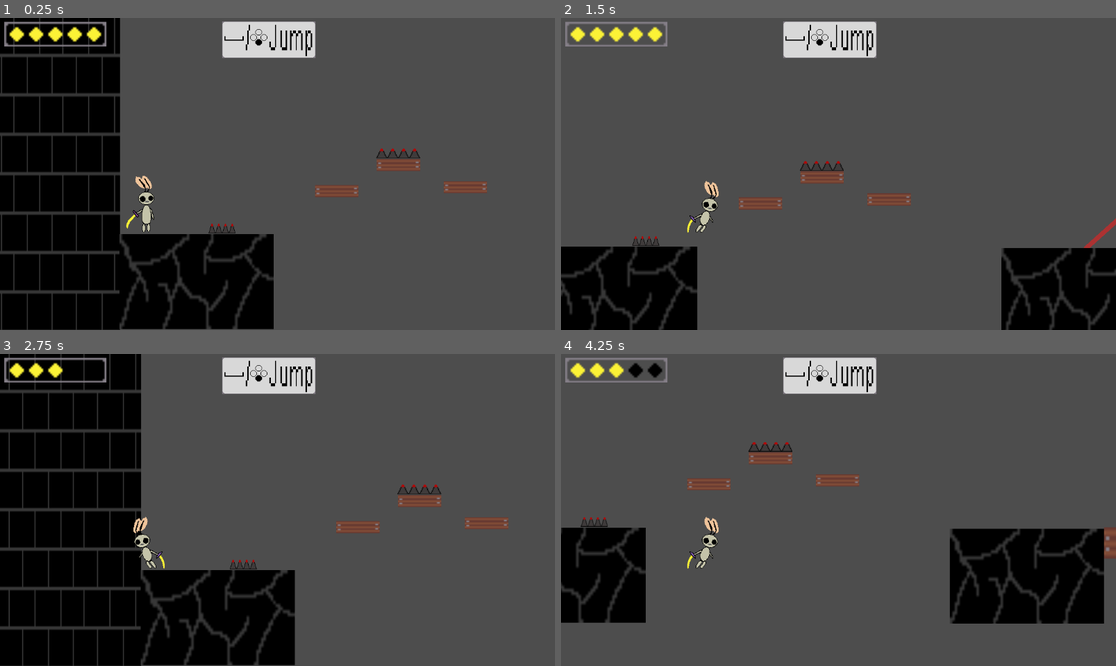
Above: before the commit, frames 1-4 (two rows, left to right).
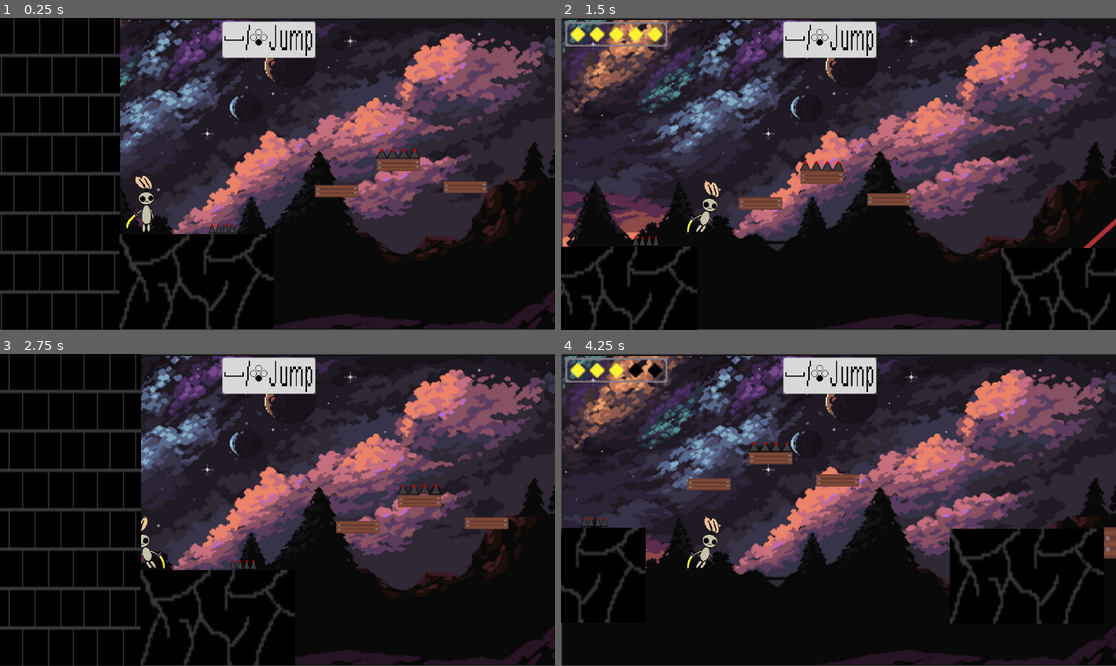
Above: after the commit, the same moments.

Repository: Jacob-Hawksley/Blade-Of-Light
Game: Godot game, scene res://node_2d.tscn
Same seed, same stepped clock (60 frames per second), same inputs: the game is played once before the commit and once after it.
Inputs:
- Up to frame 1 (0.25 s): no input
- Up to frame 2 (1.5 s): tap Enter (ui_accept) at 0.5, 0.77 s; hold Right (ui_right) from 0.53 s (still down)
- Up to frame 3 (2.75 s): tap Enter (ui_accept) at 1.52 s; release Right (ui_right) at 2.03 s; hold Left (ui_left) from 2.03 s (still down)
- Up to frame 4 (4.25 s): tap Enter (ui_accept) at 2.75, 3.02, 3.77 s; release Left (ui_left) at 2.78 s; hold Right (ui_right) from 2.78 s (still down)

The runs differ from the first frame. In frame 1, 63% of the frame differs, in the area x 0-100%, y 0-100%; in frame 2, 79%; in frame 3, 60%; in frame 4, 78%.

Commit message:
Added a background and music

Diff:
--- a/node_2d.tscn
+++ b/node_2d.tscn
@@ -57,12 +57,113 @@
 [ext_resource type="Script" uid="uid://2attmnutt4g" path="res://heartbox.gd" id="49_4qosj"]
 [ext_resource type="Script" uid="uid://bimf8bvsmiuyw" path="res://laser.gd" id="49_22e24"]
 [ext_resource type="Texture2D" uid="uid://c5q7mn1kgbqr3" path="res://Laserbeam.png" id="50_m7xe6"]
-
-[sub_resource type="RectangleShape2D" id="RectangleShape2D_7ui8w"]
-size = Vector2(302, 650)
-
-[sub_resource type="RectangleShape2D" id="RectangleShape2D_3nlv3"]
-size = Vector2(266, 650.5)
+[ext_resource type="Texture2D" uid="uid://bt436rprro5mw" path="res://Screenshot From 2025-08-06 09-56-54.png" id="58_037st"]
+[ext_resource type="AudioStream" uid="uid://c4m1f3gc05o6l" path="res://Jacob-Hawksley - Intro beat 2025-08-06 10_25.mp3" id="59_6orn5"]
+
+[sub_resource type="SpriteFrames" id="SpriteFrames_4taom"]
+animations = [{
+"frames": [{
+"duration": 1.0,
+"texture": ExtResource("6_ac1a7")
+}],
+"loop": true,
+"name": &"0",
+"speed": 5.0
+}, {
+"frames": [{
+"duration": 1.0,
+"texture": ExtResource("7_c1gty")
+}],
+"loop": true,
+"name": &"1",
+"speed": 5.0
+}, {
+"frames": [{
+"duration": 1.0,
+"texture": ExtResource("8_hp0eo")
+}],
+"loop": true,
+"name": &"2",
+"speed": 5.0
+}, {
+"frames": [{
+"duration": 1.0,
+"texture": ExtResource("9_l41mc")
+}],
+"loop": true,
+"name": &"3",
+"speed": 5.0
+}, {
+"frames": [{
+"duration": 1.0,
+"texture": ExtResource("10_vepni")
+}],
+"loop": true,
+"name": &"4",
+"speed": 5.0
+}, {
+"frames": [{
+"duration": 1.0,
+"texture": ExtResource("6_wnmoj")
+}],
+"loop": true,
+"name": &"5",
+"speed": 5.0
+}]
+
+[sub_resource type="SpriteFrames" id="SpriteFrames_cdndp"]
+animations = [{
+"frames": [{
+"duration": 1.0,
+"texture": ExtResource("21_igpbv")
+}],
+"loop": true,
+"name": &"attack",
+"speed": 5.0
+}, {
+"frames": [{
+"duration": 1.0,
+"texture": ExtResource("22_vsus8")
+}],
+"loop": true,
+"name": &"jump",
+"speed": 5.0
+}, {
+"frames": [{
+"duration": 1.0,
+"texture": ExtResource("23_5xluj")
+}],
+"loop": true,
+"name": &"none",
+"speed": 5.0
+}, {
+"frames": [{
+"duration": 1.0,
+"texture": ExtResource("24_xfyss")
+}],
+"loop": true,
+"name": &"parry",
+"speed": 5.0
+}]
+
+[sub_resource type="SpriteFrames" id="SpriteFrames_cjlbh"]
+animations = [{
+"frames": [{
+"duration": 1.0,
+"texture": ExtResource("23_5xluj")
+}],
+"loop": true,
+"name": &"no",
+"speed": 5.0
+}, {
+"frames": [{
+"duration": 1.0,
+"texture": ExtResource("26_4qosj")
+}],
+"loop": true,
+"name": &"yes",
+"speed": 5.0
+}]
 
 [sub_resource type="SpriteFrames" id="SpriteFrames_ma753"]
 animations = [{
@@ -131,111 +232,6 @@
 radius = 4.5
 height = 21.5
 
-[sub_resource type="SpriteFrames" id="SpriteFrames_4taom"]
-animations = [{
-"frames": [{
-"duration": 1.0,
-"texture": ExtResource("6_ac1a7")
-}],
-"loop": true,
-"name": &"0",
-"speed": 5.0
-}, {
-"frames": [{
-"duration": 1.0,
-"texture": ExtResource("7_c1gty")
-}],
-"loop": true,
-"name": &"1",
-"speed": 5.0
-}, {
-"frames": [{
-"duration": 1.0,
-"texture": ExtResource("8_hp0eo")
-}],
-"loop": true,
-"name": &"2",
-"speed": 5.0
-}, {
-"frames": [{
-"duration": 1.0,
-"texture": ExtResource("9_l41mc")
-}],
-"loop": true,
-"name": &"3",
-"speed": 5.0
-}, {
-"frames": [{
-"duration": 1.0,
-"texture": ExtResource("10_vepni")
-}],
-"loop": true,
-"name": &"4",
-"speed": 5.0
-}, {
-"frames": [{
-"duration": 1.0,
-"texture": ExtResource("6_wnmoj")
-}],
-"loop": true,
-"name": &"5",
-"speed": 5.0
-}]
-
-[sub_resource type="SpriteFrames" id="SpriteFrames_cdndp"]
-animations = [{
-"frames": [{
-"duration": 1.0,
-"texture": ExtResource("21_igpbv")
-}],
-"loop": true,
-"name": &"attack",
-"speed": 5.0
-}, {
-"frames": [{
-"duration": 1.0,
-"texture": ExtResource("22_vsus8")
-}],
-"loop": true,
-"name": &"jump",
-"speed": 5.0
-}, {
-"frames": [{
-"duration": 1.0,
-"texture": ExtResource("23_5xluj")
-}],
-"loop": true,
-"name": &"none",
-"speed": 5.0
-}, {
-"frames": [{
-"duration": 1.0,
-"texture": ExtResource("24_xfyss")
-}],
-"loop": true,
-"name": &"parry",
-"speed": 5.0
-}]
-
-[sub_resource type="SpriteFrames" id="SpriteFrames_cjlbh"]
-animations = [{
-"frames": [{
-"duration": 1.0,
-"texture": ExtResource("23_5xluj")
-}],
-"loop": true,
-"name": &"no",
-"speed": 5.0
-}, {
-"frames": [{
-"duration": 1.0,
-"texture": ExtResource("26_4qosj")
-}],
-"loop": true,
-"name": &"yes",
-"speed": 5.0
-}]
-
 [sub_resource type="CapsuleShape2D" id="CapsuleShape2D_gt76g"]
 radius = 23.0
 height = 70.0
@@ -248,6 +244,12 @@
 radius = 23.0
 height = 82.0
 
+[sub_resource type="RectangleShape2D" id="RectangleShape2D_7ui8w"]
+size = Vector2(302, 650)
+
+[sub_resource type="RectangleShape2D" id="RectangleShape2D_3nlv3"]
+size = Vector2(266, 650.5)
+
 [sub_resource type="SpriteFrames" id="SpriteFrames_flf07"]
 animations = [{
 "frames": [{
@@ -407,41 +409,19 @@
 position = Vector2(540, 298)
 script = ExtResource("1_ta5nu")
 
-[node name="Wall" type="Sprite2D" parent="."]
-position = Vector2(-687, 66.5)
-scale = Vector2(1.16797, 3.41146)
-texture = ExtResource("7_na3yk")
-
-[node name="StaticBody2D" type="StaticBody2D" parent="Wall"]
-position = Vector2(589.485, -7.97539)
-scale = Vector2(0.856187, 0.295385)
-
-[node name="CollisionShape2D" type="CollisionShape2D" parent="Wall/StaticBody2D"]
-position = Vector2(-691.5, 24.5191)
-shape = SubResource("RectangleShape2D_7ui8w")
-
-[node name="CollisionShape2D2" type="CollisionShape2D" parent="Wall/StaticBody2D"]
-position = Vector2(4470.5, -14.1831)
-shape = SubResource("RectangleShape2D_3nlv3")
-
 [node name="Player" type="CharacterBody2D" parent="."]
 position = Vector2(-474, 156)
 script = ExtResource("1_42e66")
 
-[node name="AnimatedSprite2D" type="AnimatedSprite2D" parent="Player"]
-position = Vector2(-9, -9)
-sprite_frames = SubResource("SpriteFrames_ma753")
-animation = &"sslash"
-centered = false
-offset = Vector2(-42, -80)
-
-[node name="CollisionShape2D" type="CollisionShape2D" parent="Player"]
-position = Vector2(-3, -12)
-scale = Vector2(4, 4)
-shape = SubResource("CapsuleShape2D_3fcx3")
-
 [node name="Camera2D" type="Camera2D" parent="Player"]
 position = Vector2(263, -93)
+
+[node name="TextureRect" type="TextureRect" parent="Player/Camera2D"]
+offset_left = -574.0
+offset_top = -323.0
+offset_right = 580.0
+offset_bottom = 323.0
+texture = ExtResource("58_037st")
 
 [node name="Sprite2D" type="Sprite2D" parent="Player/Camera2D"]
 script = ExtResource("11_kq1c5")
@@ -467,6 +447,18 @@
 autoplay = "no"
 script = ExtResource("27_cjlbh")
 
+[node name="AnimatedSprite2D" type="AnimatedSprite2D" parent="Player"]
+position = Vector2(-9, -9)
+sprite_frames = SubResource("SpriteFrames_ma753")
+animation = &"sslash"
+centered = false
+offset = Vector2(-42, -80)
+
+[node name="CollisionShape2D" type="CollisionShape2D" parent="Player"]
+position = Vector2(-3, -12)
+scale = Vector2(4, 4)
+shape = SubResource("CapsuleShape2D_3fcx3")
+
 [node name="hitbox" type="Area2D" parent="Player"]
 collision_layer = 2
 collision_mask = 2
@@ -493,6 +485,23 @@
 [node name="CollisionShape2D" type="CollisionShape2D" parent="Player/Hurtbox"]
 position = Vector2(-1, -13)
 shape = SubResource("CapsuleShape2D_2hxjc")
+
+[node name="Wall" type="Sprite2D" parent="."]
+position = Vector2(-687, 66.5)
+scale = Vector2(1.16797, 3.41146)
+texture = ExtResource("7_na3yk")
+
+[node name="StaticBody2D" type="StaticBody2D" parent="Wall"]
+position = Vector2(589.485, -7.97539)
+scale = Vector2(0.856187, 0.295385)
+
+[node name="CollisionShape2D" type="CollisionShape2D" parent="Wall/StaticBody2D"]
+position = Vector2(-691.5, 24.5191)
+shape = SubResource("RectangleShape2D_7ui8w")
+
+[node name="CollisionShape2D2" type="CollisionShape2D" parent="Wall/StaticBody2D"]
+position = Vector2(4470.5, -14.1831)
+shape = SubResource("RectangleShape2D_3nlv3")
 
 [node name="Raven" type="CharacterBody2D" parent="."]
 position = Vector2(3709, 99)
@@ -836,6 +845,12 @@
 [node name="CollisionShape2D" type="CollisionShape2D" parent="Heart/heartbox"]
 position = Vector2(0.5, -0.5)
 shape = SubResource("RectangleShape2D_cjlbh")
+
+[node name="AudioStreamPlayer2D" type="AudioStreamPlayer2D" parent="."]
+stream = ExtResource("59_6orn5")
+autoplay = true
+max_distance = 10000.0
+parameters/looping = true
 
 [connection signal="animation_finished" from="Player/AnimatedSprite2D" to="Player/hitbox/Rslash" method="_on_animated_sprite_2d_animation_finished"]
 [connection signal="animation_finished" from="Player/AnimatedSprite2D" to="Player/hitbox/Lslash" method="_on_animated_sprite_2d_animation_finished"]
Not shown, added: Jacob-Hawksley - Intro beat 2025-08-06 10_25.mp3.import
Binary file added: Screenshot From 2025-08-06 09-56-54.png
Not shown, added: Screenshot From 2025-08-06 09-56-54.png.import
Not shown, changed: export_presets.cfg
Not shown: 1 places in node_2d.tscn that only renumber resources
Not shown, added: Jacob-Hawksley - Intro beat 2025-08-06 10_25.mp3
